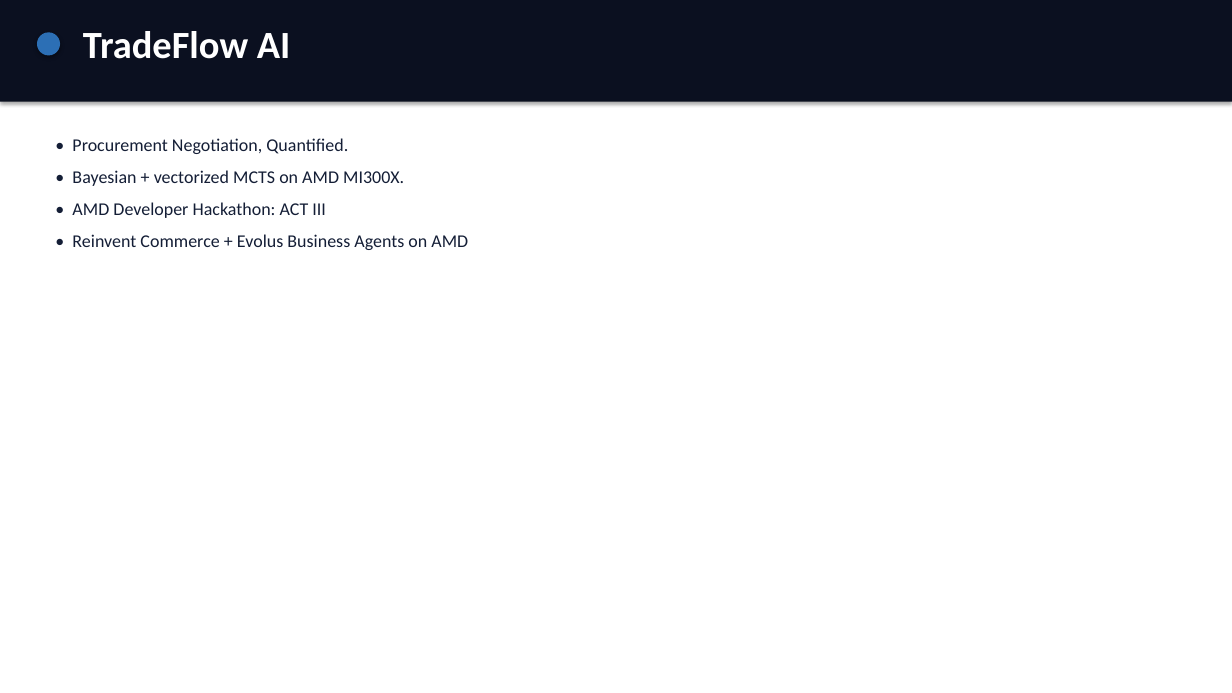
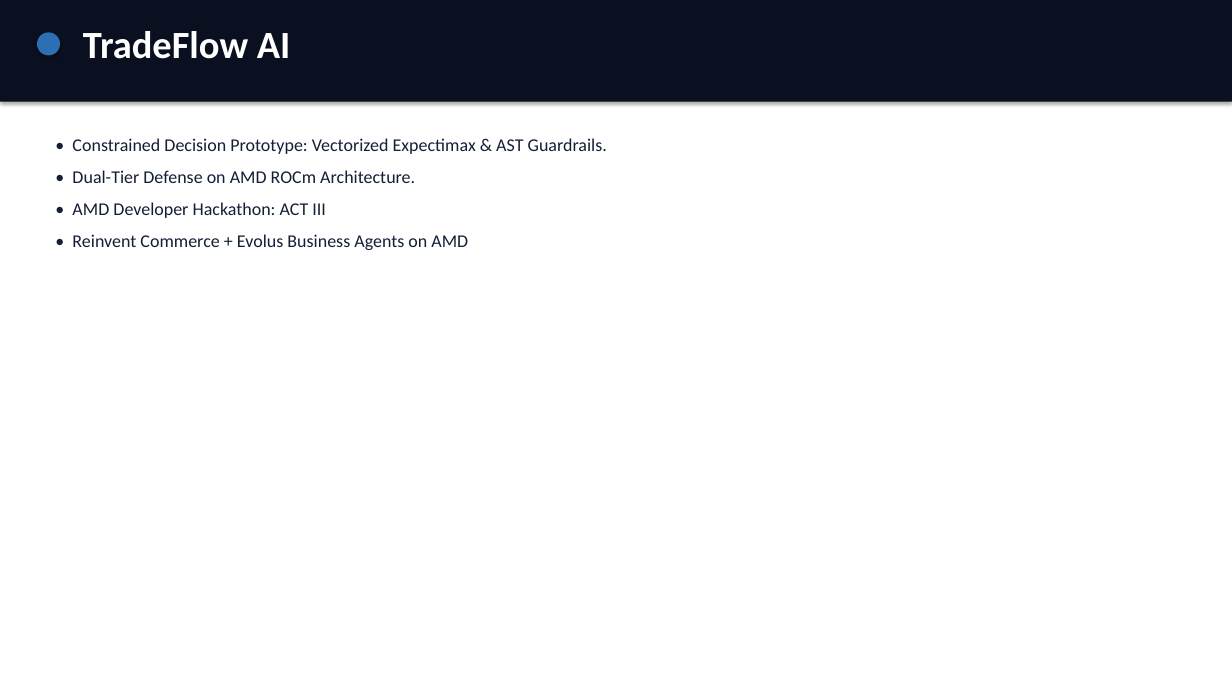
Before and after one commit to Fu93/tradeflow-ai, a slide deck: slide 1 of results/pitch.pptx. Drawn at 1232x693 pixels with LibreOffice and Linux fonts; fonts in the diff are those of the drawing. Boxes give left, top, right and bottom in pixels: in the first picture for what was removed or moved away, otherwise in the second. Text is boxed around its words. In the diff, an @@ line names an element or a change of style, - is before the commit and + after.

```diff
--- a/results/pitch.pptx
+++ b/results/pitch.pptx
@@ text at (72,138,607,183): text changed @@
-• Procurement Negotiation, Quantified.
-• Bayesian + vectorized MCTS on AMD MI300X.
+• Constrained Decision Prototype: Vectorized Expectimax & AST Guardrails.
+• Dual-Tier Defense on AMD ROCm Architecture.
```
Also in this commit, not shown: 5 other slides changed, 4 slides added, 4 slides removed, 2 other files.
